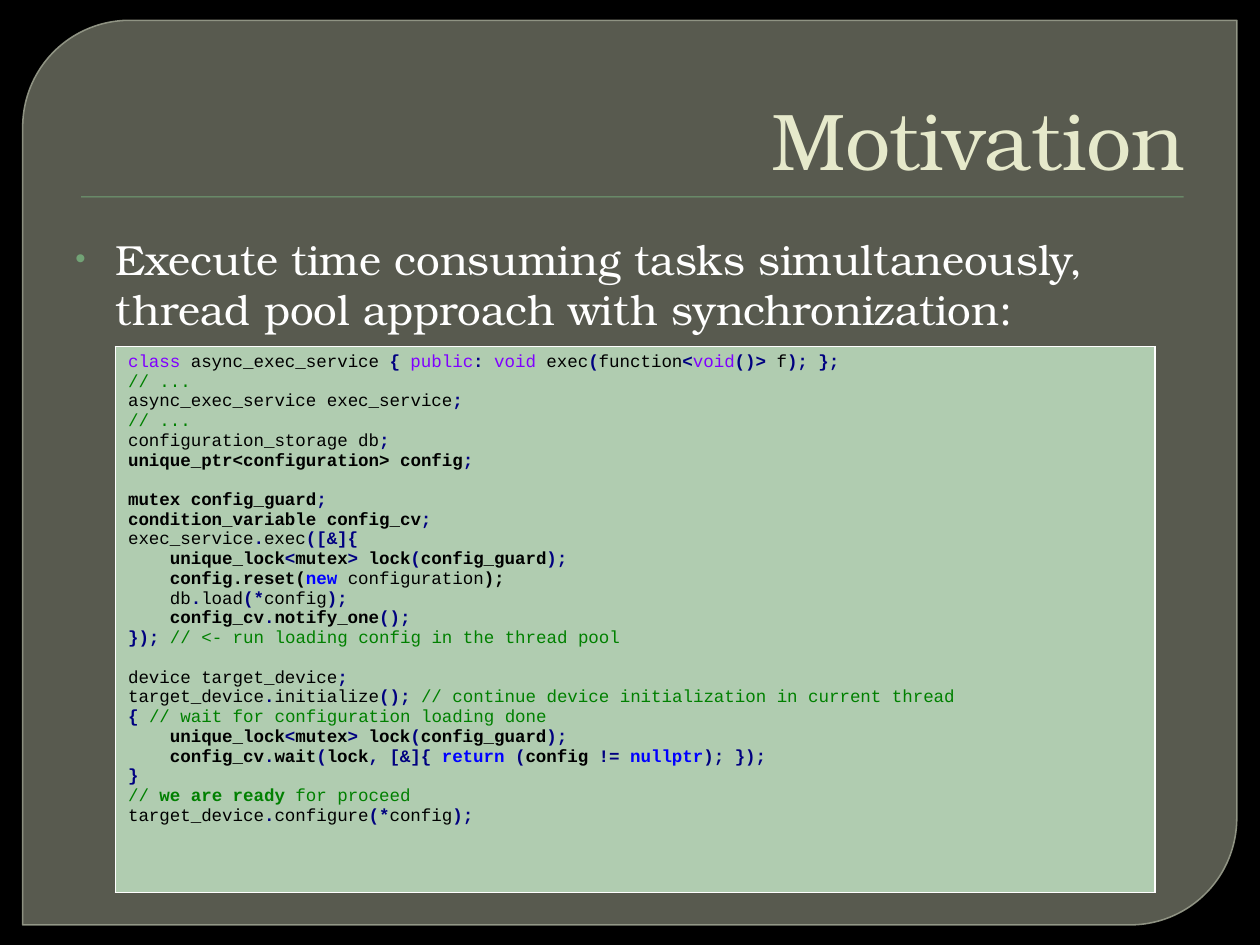
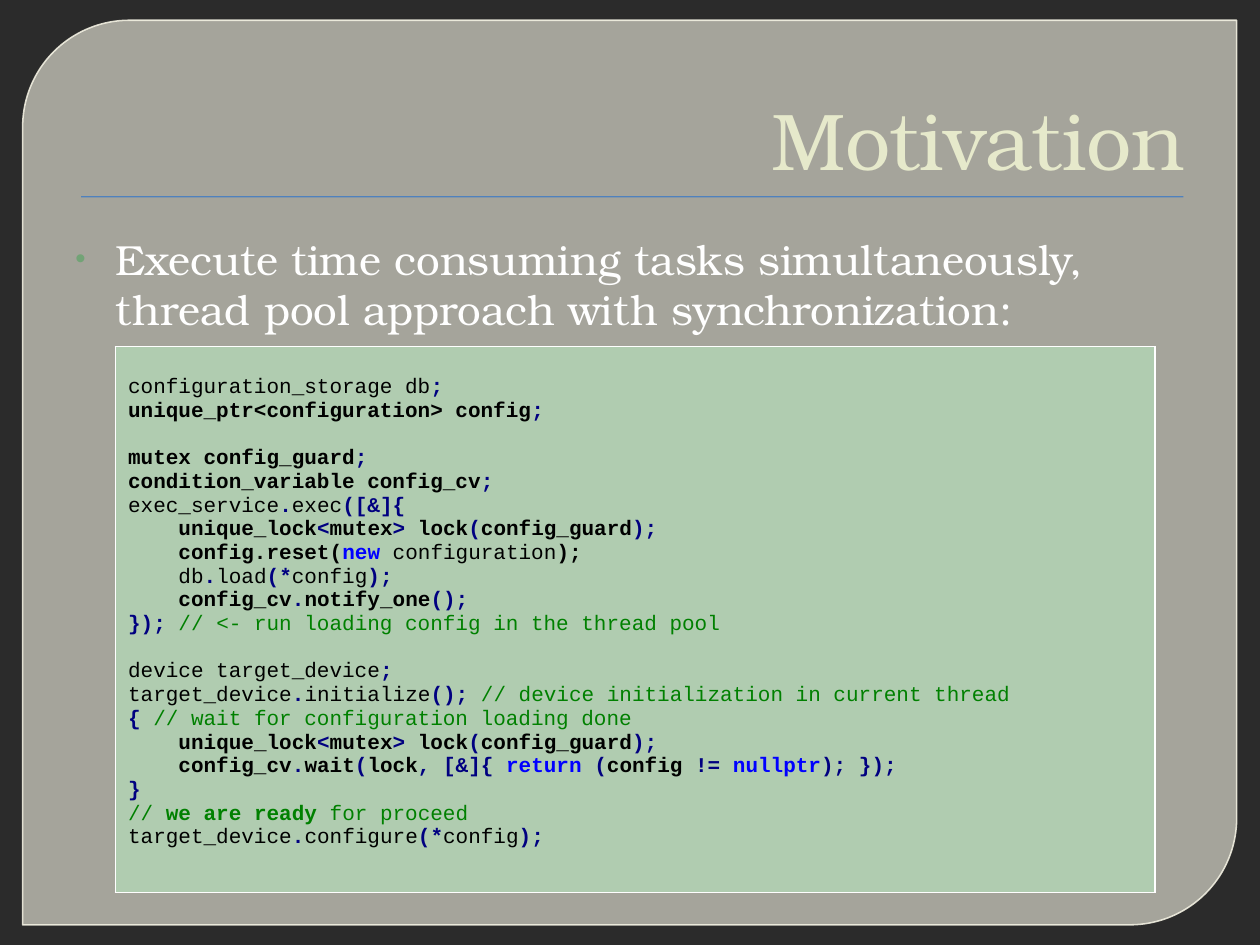
Before and after one commit to xtofl/cpp11training, a slide deck: slide 8 of slides/6.c11multithreading-futures-140925092912-phpapp01.pptx. Drawn at 1260x945 pixels with LibreOffice and Linux fonts; fonts in the diff are those of the drawing; background and template pictures are left out; a plain dark background stands for a picture behind light text. Boxes give left, top, right and bottom in pixels: in the first picture for what was removed or moved away, otherwise in the second. Text is boxed around its words. In the diff, an @@ line names an element or a change of style, - is before the commit and + after.

```diff
--- a/slides/6.c11multithreading-futures-140925092912-phpapp01.pptx
+++ b/slides/6.c11multithreading-futures-140925092912-phpapp01.pptx
@@ round diag rect at box(23, 20, 1237, 925): fill #888B7B at 65% opacity to #E8E6D9 at 65% opacity; outline #9DA090 0.87 pt to #F6F3E4 0.88 pt @@
@@ text "Motivation" at box(772, 115, 1185, 171): text colour #E7EACB to #E6E9CB @@
@@ rectangle at box(81, 197, 1183, 198): fill #72A376 to #4F81BD @@
@@ table at box(116, 346, 1155, 892) @@
-row 1, column 1: class async_exec_service { public: void exec(function<void()> f); }; / // ... / async_exec_service exec_service; / // ... / configuration_storage db; / unique_ptr<configuration> config; / mutex config_guard; / condition_variable config_cv; / exec_service.exec([&]{ / unique_lock<mutex> lock(config_guard); / config.reset(new configuration); / db.load(*config); / config_cv.notify_one(); / }); // <- run loading config in the thread pool / device target_device; / target_device.initialize(); // continue device initialization in current thread / { // wait for configuration loading done / unique_lock<mutex> lock(config_guard); / config_cv.wait(lock, [&]{ return (config != nullptr); }); / } / // we are ready for proceed / target_device.configure(*config);
+row 1, column 1: configuration_storage db; / unique_ptr<configuration> config; / mutex config_guard; / condition_variable config_cv; / exec_service.exec([&]{ / unique_lock<mutex> lock(config_guard); / config.reset(new configuration); / db.load(*config); / config_cv.notify_one(); / }); // <- run loading config in the thread pool / device target_device; / target_device.initialize(); // device initialization in current thread / { // wait for configuration loading done / unique_lock<mutex> lock(config_guard); / config_cv.wait(lock, [&]{ return (config != nullptr); }); / } / // we are ready for proceed / target_device.configure(*config);
@@ borders changed @@
```
Also in this commit, not shown: 26 other slides changed, 2 other files.
